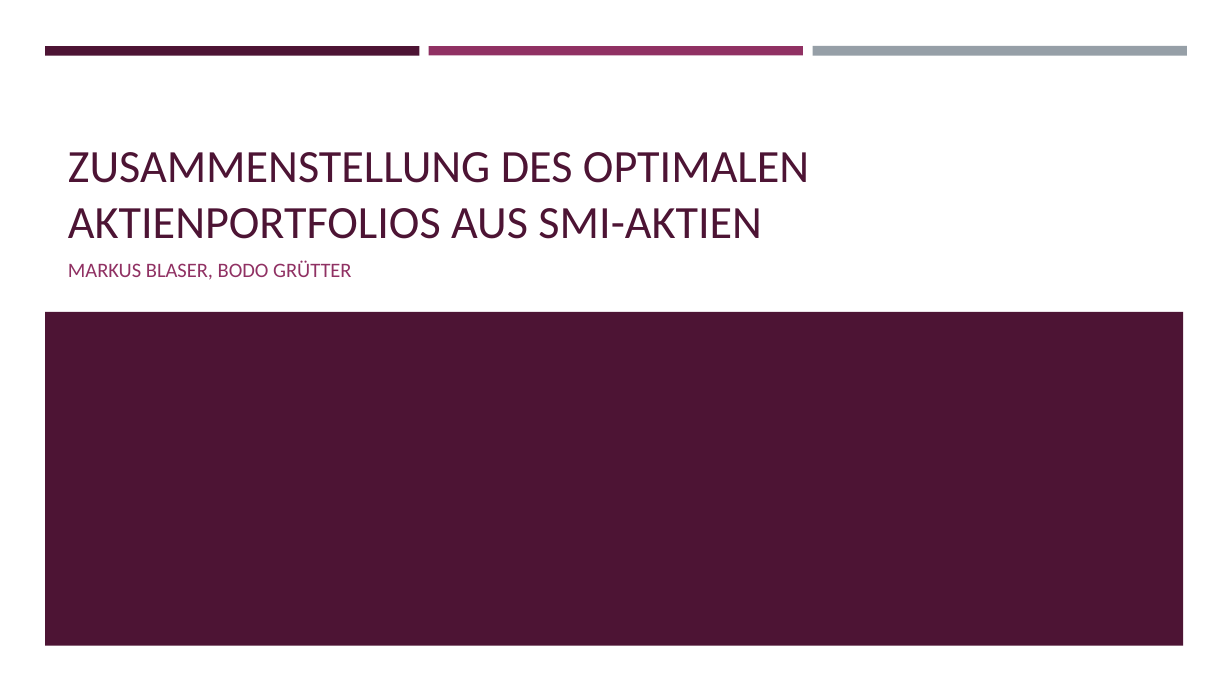
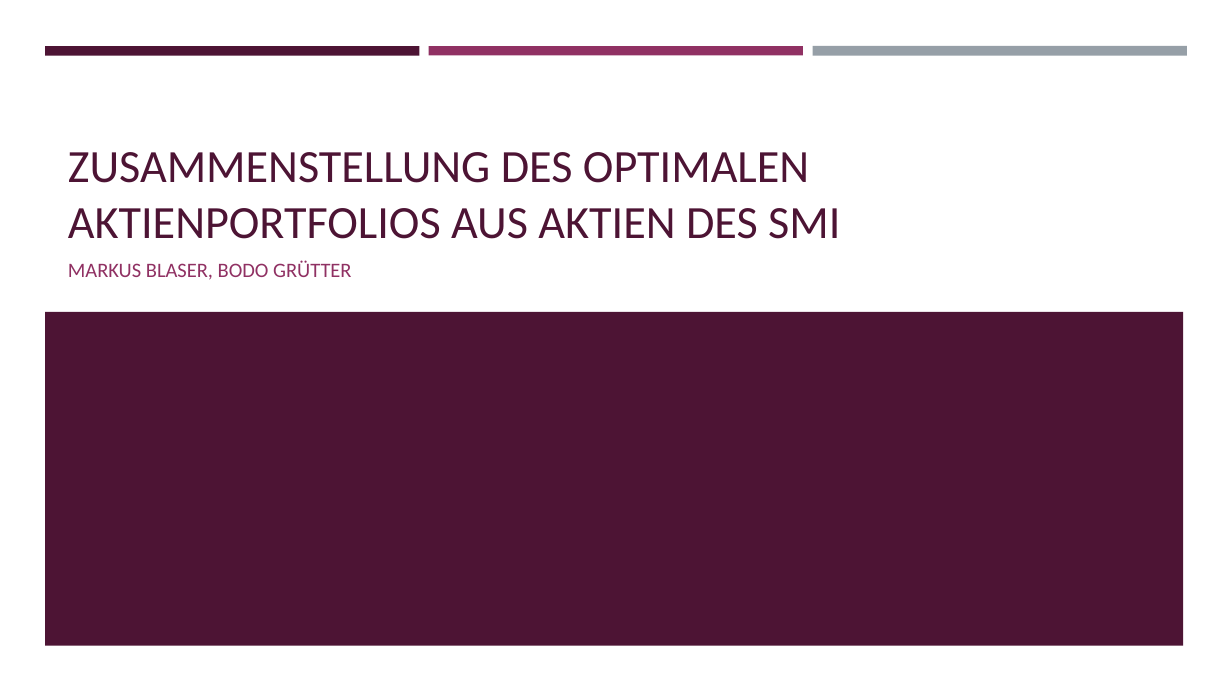
Before and after one commit to bodo-gruetter/tsa_repo, a slide deck: slide 1 of Paper_Präsentation/PortfolioZusammenstellungSMI_Blaser_Gruetter.pptx. Drawn at 1232x693 pixels with LibreOffice and Linux fonts; fonts in the diff are those of the drawing. Boxes give left, top, right and bottom in pixels: in the first picture for what was removed or moved away, otherwise in the second. Text is boxed around its words. In the diff, an @@ line names an element or a change of style, - is before the commit and + after.

```diff
--- a/Paper_Präsentation/PortfolioZusammenstellungSMI_Blaser_Gruetter.pptx
+++ b/Paper_Präsentation/PortfolioZusammenstellungSMI_Blaser_Gruetter.pptx
@@ title at <box>68,152,840,239</box>: text changed @@
-ZUSAMMENSTELLUNG DES OPTIMALEN AKTIENPORTFOLIOS AUS SMI-AKTIEN
+ZUSAMMENSTELLUNG DES OPTIMALEN AKTIENPORTFOLIOS AUS AKTIEN DES SMI
```
Also in this commit, not shown: 2 other slides changed, 1 slide added, 1 other file.
